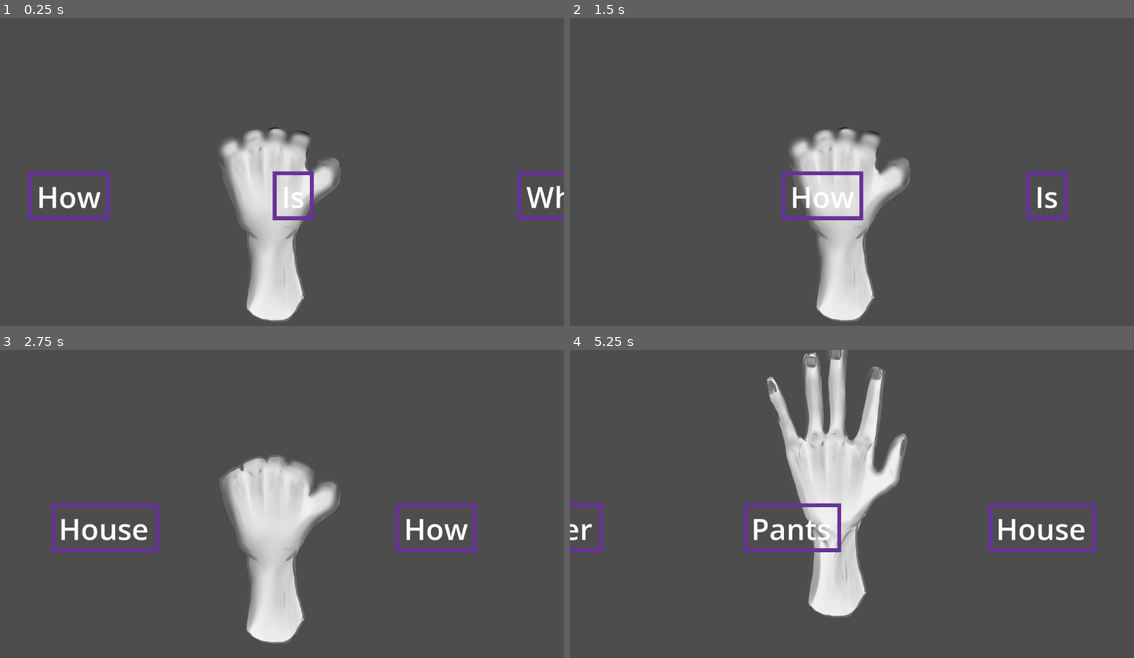
Above: before the commit, frames 1-4 (two rows, left to right).
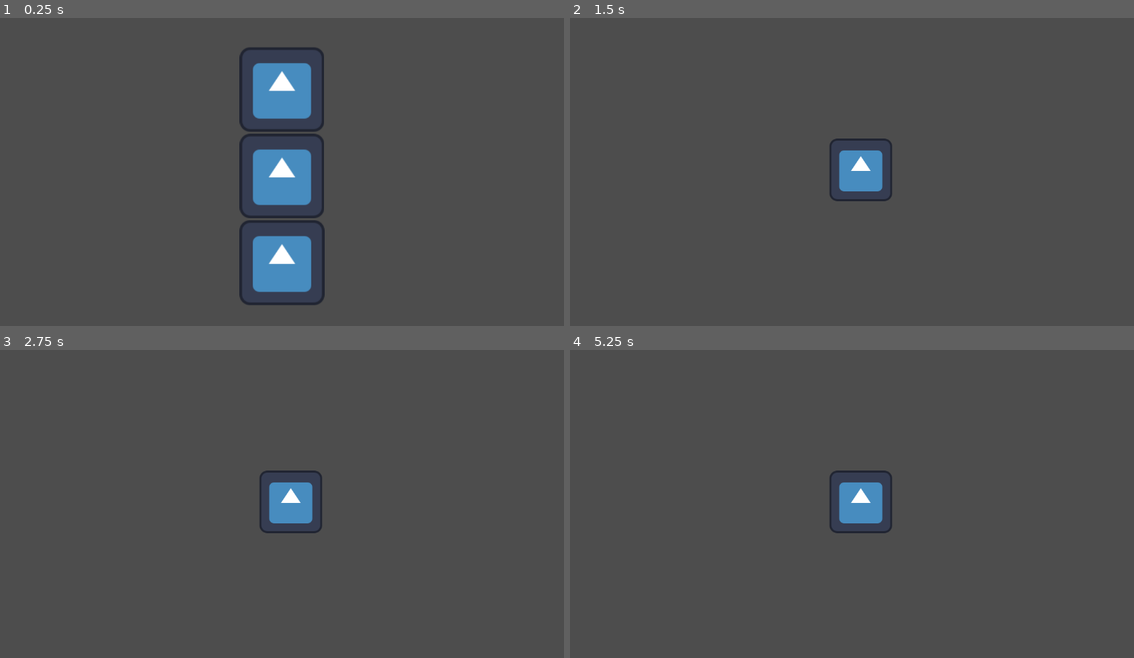
Above: after the commit, the same moments.

Repository: bunnybunnybun/AI-Takeover
Game: Godot game, scene res://scenes/main_menu.tscn
The game is run twice, just before and just after one commit, with the same random seed, the same clock (stepped at 60 frames per second) and the same inputs. Before the commit the project starts from res://scenes/main.tscn. The engine's default icon, where the game draws it, is replaced by a stand-in: a white triangle on a blue panel in a dark square.
Inputs (mouse positions are in pixels of both pictures, inside the frame that each line leads up to):
- Up to frame 1 (0.25 s): no input
- Up to frame 2 (1.5 s): click (852, 88) at 0.52 s; tap Enter (ui_accept) at 1.25 s; move the mouse to (976, 159) at 1.27 s; hold Tab (telegraph_button, bound only after the commit) from 1.28 s (still down); click (976, 159) at 1.42 s
- Up to frame 3 (2.75 s): tap Enter (ui_accept) at 1.52, 1.55, 1.82, 2.1, 2.27, 2.57 s; move the mouse to (169, 525) at 2.02 s; release Tab (telegraph_button, bound only after the commit) at 2.03 s; click (169, 525) at 2.17 s; tap Tab (telegraph_button, bound only after the commit) at 2.3 s
- Up to frame 4 (5.25 s): move the mouse to (908, 439) at 2.77 s; hold Tab (telegraph_button, bound only after the commit) 2.78-3.53 s; click (908, 439) at 2.92 s; tap Enter (ui_accept) at 3.05, 3.77, 4.07 s; move the mouse to (823, 571) at 3.52 s; tap Tab (telegraph_button, bound only after the commit) at 3.6, 5.1 s; click (823, 571) at 3.67 s; move the mouse to (1021, 556) at 4.27 s; hold Enter (ui_accept) 4.28-5.03 s; click (1021, 556) at 4.42 s; move the mouse to (682, 460) at 5.02 s; click (682, 460) at 5.17 s

The runs differ from the first frame. In frame 1, 12% of the frame differs, in the area x 4-100%, y 9-99%; in frame 2, 8.3%; in frame 3, 9.2%; in frame 4, 12%.

Commit message:
Finally fully finished fixing the telegraph button stuff.

Diff:
--- a/ai-takeover/project.godot
+++ b/ai-takeover/project.godot
@@ -11,7 +11,7 @@
 [application]
 
 config/name="AI-takover"
-run/main_scene="uid://bvp70gnr1l6bm"
+run/main_scene="res://scenes/main_menu.tscn"
 config/features=PackedStringArray("4.6", "GL Compatibility")
 config/icon="res://icon.svg"
 
@@ -23,13 +23,12 @@
 
 ui_focus_next={
 "deadzone": 0.5,
-"events": [Object(InputEventKey,"resource_local_to_scene":false,"resource_name":"","device":0,"window_id":0,"alt_pressed":false,"shift_pressed":false,"ctrl_pressed":false,"meta_pressed":false,"pressed":false,"keycode":4194306,"physical_keycode":0,"key_label":0,"unicode":0,"location":0,"echo":false,"script":null)
-, Object(InputEventJoypadButton,"resource_local_to_scene":false,"resource_name":"","device":-1,"button_index":0,"pressure":0.0,"pressed":true,"script":null)
-]
+"events": []
 }
 telegraph_button={
 "deadzone": 0.2,
 "events": [Object(InputEventJoypadButton,"resource_local_to_scene":false,"resource_name":"","device":-1,"button_index":0,"pressure":0.0,"pressed":true,"script":null)
+, Object(InputEventKey,"resource_local_to_scene":false,"resource_name":"","device":-1,"window_id":0,"alt_pressed":false,"shift_pressed":false,"ctrl_pressed":false,"meta_pressed":false,"pressed":false,"keycode":0,"physical_keycode":4194306,"key_label":0,"unicode":0,"location":0,"echo":false,"script":null)
 ]
 }
 
--- a/ai-takeover/scenes/main_menu.tscn
+++ b/ai-takeover/scenes/main_menu.tscn
@@ -1,9 +1,9 @@
 [gd_scene format=3 uid="uid://ddl6tvnuar0i7"]
 
 [ext_resource type="Texture2D" uid="uid://cawyt4qo1bc5d" path="res://icon.svg" id="1_ekxnf"]
+[ext_resource type="Texture2D" uid="uid://clps3td1hnds0" path="res://images/Animation_0000.png" id="2_8ln24"]
 [ext_resource type="Script" uid="uid://0qgfs5uw3bn1" path="res://scripts/quit.gd" id="2_bqqt6"]
 [ext_resource type="Script" uid="uid://df61x37rfu7v8" path="res://scripts/play.gd" id="2_wu84c"]
-[ext_resource type="PackedScene" uid="uid://x4b5geqgt1ku" path="res://scenes/pause_menu.tscn" id="4_wu84c"]
 
 [node name="main_menu" type="Control" unique_id=1618483000]
 layout_mode = 3
@@ -31,6 +31,8 @@
 layout_mode = 2
 size_flags_vertical = 3
 texture_normal = ExtResource("1_ekxnf")
+texture_hover = ExtResource("2_8ln24")
+texture_focused = ExtResource("2_8ln24")
 stretch_mode = 5
 script = ExtResource("2_wu84c")
 
@@ -38,17 +40,18 @@
 layout_mode = 2
 size_flags_vertical = 3
 texture_normal = ExtResource("1_ekxnf")
+texture_hover = ExtResource("2_8ln24")
+texture_focused = ExtResource("2_8ln24")
 stretch_mode = 5
 
 [node name="quit" type="TextureButton" parent="VBoxContainer" unique_id=1751975841]
 layout_mode = 2
 size_flags_vertical = 3
 texture_normal = ExtResource("1_ekxnf")
+texture_hover = ExtResource("2_8ln24")
+texture_focused = ExtResource("2_8ln24")
 stretch_mode = 5
 script = ExtResource("2_bqqt6")
 
-[node name="pause_menu" parent="." unique_id=1764987467 instance=ExtResource("4_wu84c")]
-layout_mode = 1
-
 [connection signal="pressed" from="VBoxContainer/play" to="VBoxContainer/play" method="_on_pressed"]
 [connection signal="pressed" from="VBoxContainer/quit" to="VBoxContainer/quit" method="_on_pressed"]
--- a/ai-takeover/scenes/scene_2.tscn
+++ b/ai-takeover/scenes/scene_2.tscn
@@ -1,9 +1,12 @@
 [gd_scene format=3 uid="uid://vv5d5svje0b7"]
 
+[ext_resource type="PackedScene" uid="uid://x4b5geqgt1ku" path="res://scenes/pause_menu.tscn" id="1_vsrvg"]
 [ext_resource type="Texture2D" uid="uid://cawyt4qo1bc5d" path="res://icon.svg" id="1_xe0r6"]
 
 [node name="Node2D" type="Node2D" unique_id=1601741988]
 
+[node name="pause_menu" parent="." unique_id=1764987467 instance=ExtResource("1_vsrvg")]
+
 [node name="Icon" type="Sprite2D" parent="." unique_id=117544224]
 position = Vector2(594, 311)
 texture = ExtResource("1_xe0r6")
--- a/ai-takeover/scripts/telegraph_button_stuff.gd
+++ b/ai-takeover/scripts/telegraph_button_stuff.gd
@@ -2,23 +2,34 @@
 
 @onready var time_held = 0
 func _process(delta):
-	if Input.is_action_pressed("ui_focus_next"):
+	if Input.is_action_pressed("telegraph_button"):
 		time_held += delta
-	if Input.is_action_just_released("ui_focus_next"):
+	if Input.is_action_just_released("telegraph_button"):
+		if !time_held > 0.5:
+			print("1")
+			var short_event = InputEventAction.new()
+			short_event.action = "ui_focus_next"
+			short_event.pressed = true
+			Input.parse_input_event(short_event)
+			get_tree().create_timer(0).timeout.connect(short_release)
 		time_held = 0
 	if time_held > 0.5:
+		print("2")
 		time_held = 0
-		var accept_event = InputEventAction.new()
-		accept_event.action = "ui_accept"
-		accept_event.pressed = true
-		Input.parse_input_event(accept_event)
-		get_tree().create_timer(0).timeout.connect(release)
-		print("success")
+		var long_event = InputEventAction.new()
+		long_event.action = "ui_accept"
+		long_event.pressed = true
+		Input.parse_input_event(long_event)
+		get_tree().create_timer(0).timeout.connect(long_release)
 
+func long_release():
+	var long_event = InputEventAction.new()
+	long_event.action = "ui_accept"
+	long_event.pressed = false
+	Input.parse_input_event(long_event)
 
-func release():
-	var accept_event = InputEventAction.new()
-	accept_event.action = "ui_accept"
-	accept_event.pressed = false
-	Input.parse_input_event(accept_event)
-	print("test")
+func short_release():
+	var short_event = InputEventAction.new()
+	short_event.action = "ui_focus_next"
+	short_event.pressed = false
+	Input.parse_input_event(short_event)
